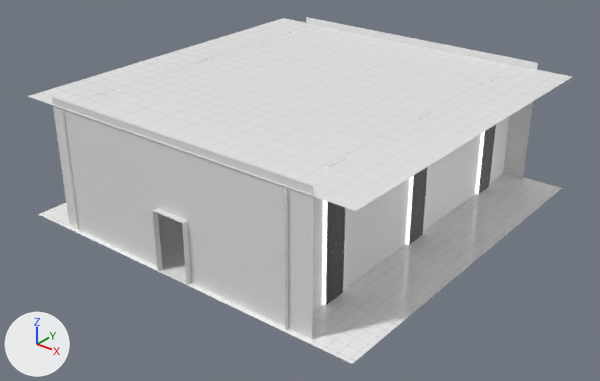
Two versions of the glTF model src/MapGen/Resources/RoomAssets/LCZ3/LC_room2_offices.gltf, one commit apart.
Before and after are seen from a 50 mm lens placed at (25.2, -32.3, 20.5), pointed at (0.3, -1.1, 1.2). Arrows for +X, +Y and +Z are at lower left; the lights stay in place. Where no turn or scale is listed for an object, it has been applied to the vertices. Vertices at the same position are counted once.

The older version as bpy lines, for what is in view:
```python
ob_doorpath_001 = bpy.data.objects.new('DoorPath.001', me_plane_001)
ob_doorpath_001.location = (0.0, 0.0, 0.0)
ob_lczwallneocb2_001 = bpy.data.objects.new('LCZWallNeoCB2.001', me_plane_009)
ob_lczwallneocb2_001.location = (3.65, 0.0, 0.0)
ob_lczwallneocb2_002 = bpy.data.objects.new('LCZWallNeoCB2.002', me_plane_006)
ob_lczwallneocb2_002.location = (-4.08, 0.0, 0.0)
# also in view: 'DoorPath.004' at (0.0, 10.1, 3.5); 'Ceiling' at (0.0, 0.0, 6.6); 'Floor.001' at (0.0, 0.0, 0.0)
```
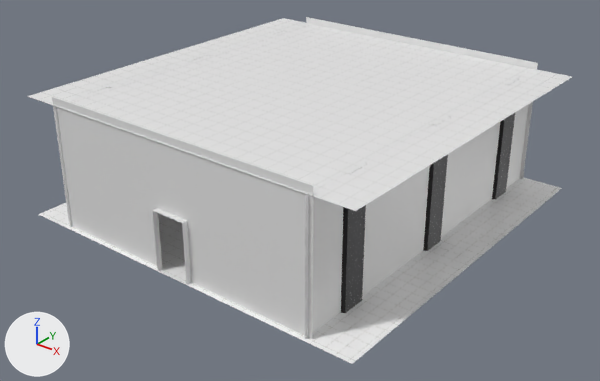
Changed parts and their boxes (x1, y1, x2, y2) in the pictures (600 x 381 px):
```json
{"object": "LCZWallNeoCB2.001", "change": "recoloured, surface changed, moved", "before": [284, 66, 514, 330], "after": [305, 71, 529, 339]}
{"object": "LCZWallNeoCB2.002", "change": "recoloured, surface changed, moved", "before": [62, 25, 316, 230], "after": [54, 24, 307, 227]}
{"part": 1, "of": "me_plane_009", "change": "recoloured", "before": [475, 74, 500, 194], "after": [492, 119, 505, 199]}
{"part": 2, "of": "me_plane_009", "change": "recoloured", "before": [405, 111, 430, 244], "after": [423, 163, 434, 251]}
{"part": 3, "of": "me_plane_009", "change": "recoloured", "before": [322, 156, 345, 305], "after": [341, 207, 348, 313]}
```

Edits to the scene script, one JSON object a line:
```json
{"op": "remove", "block": "mat_glow_004", "code": "mat_glow_004.emission_strength = 1.0"}
{"op": "set", "path": "mat_glow_004.base_color", "old": "(0.8, 0.8, 0.8)", "new": "(0.0, 0.0, 0.0)", "note": "white #e7e7e7 -> black #000000"}
{"block": "me_plane_009", "where": "me_plane_009.from_pydata(...)  # 36 vertices, 34 faces; spans x 3.1..3.3, y -10.1..10.0, z -0.1..6.6"}
{"block": "me_plane_009", "where": "# used by ob_lczwallneocb2_001; location = (3.65, 0.0, 0.0)"}
{"block": "me_plane_009", "change": "me_plane_009 part 1: all 4 faces that had it switch from mat_glow_001 (white #e7e7e7) to mat_glow_004 (black #000000)"}
{"block": "me_plane_009", "change": "me_plane_009 part 2: all 4 faces that had it switch from mat_glow_002 (white #e7e7e7) to mat_glow_004 (black #000000)"}
{"block": "me_plane_009", "change": "me_plane_009 part 3: all 4 faces that had it switch from mat_glow_003 (white #e7e7e7) to mat_glow_004 (black #000000)"}
{"op": "set", "path": "ob_lczwallneocb2_001.location", "old": "(3.65, 0.0, 0.0)", "new": "(4.69, 0.0, 0.0)"}
{"op": "set", "path": "ob_lczwallneocb2_002.location", "old": "(-4.08, 0.0, 0.0)", "new": "(-4.67, 0.0, 0.0)"}
```
